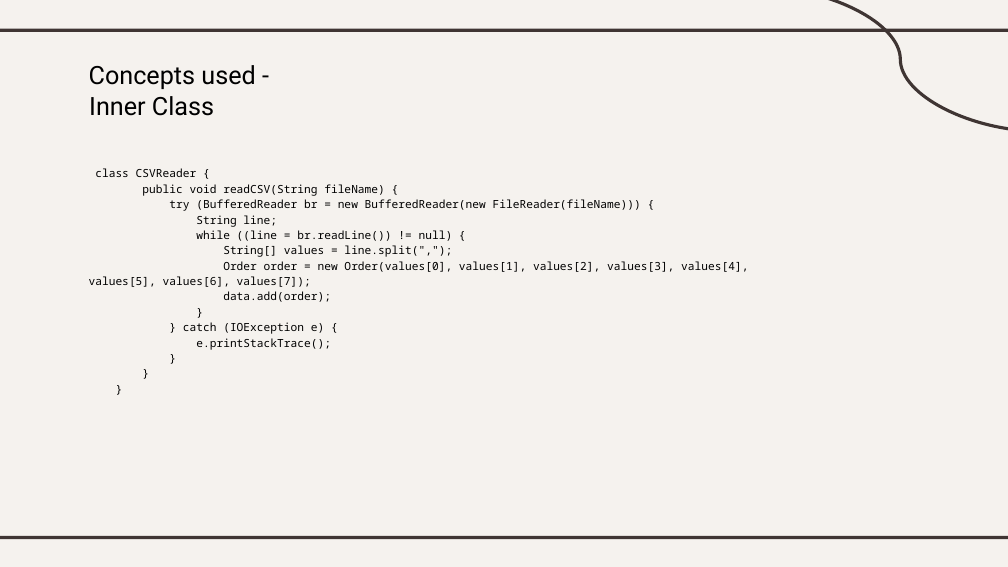
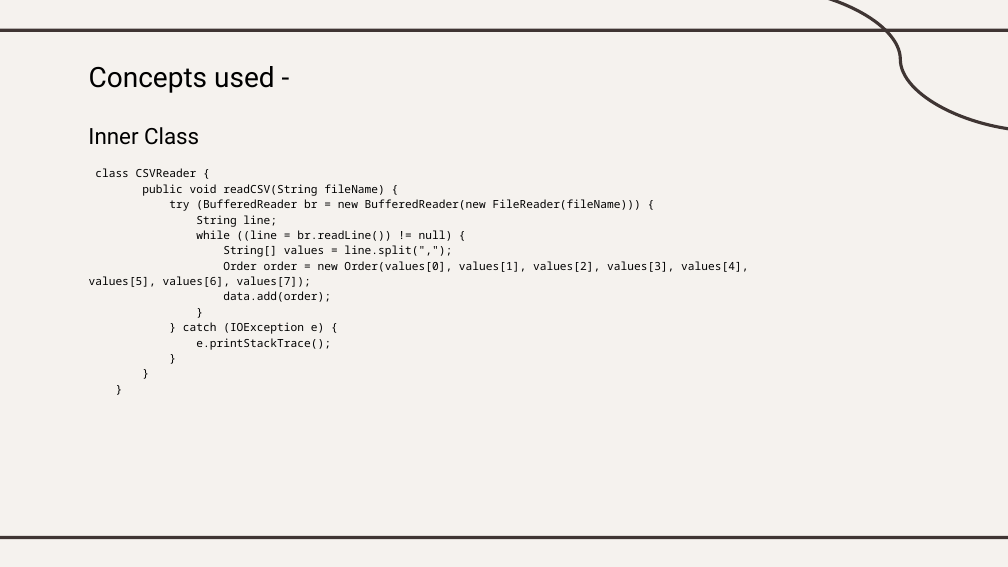
Before and after one commit to CSYE6200-OOD-Spring2024/s3_ProjectGroup08, a slide deck: slide 6 of Group 8.ppt. Drawn at 1008x567 pixels with LibreOffice and Linux fonts; fonts in the diff are those of the drawing. Boxes give left, top, right and bottom in pixels: in the first picture for what was removed or moved away, otherwise in the second. Text is boxed around its words. In the diff, an @@ line names an element or a change of style, - is before the commit and + after.

```diff
--- a/Group 8.ppt
+++ b/Group 8.ppt
@@ title "Concepts used -" at [89, 66, 275, 93]: size 18 to 20 pt @@
@@ text "Inner Class": place and size @@
-text "Inner Class" at [89, 96, 214, 116]
+text "Inner Class" at [88, 127, 199, 145]
@@ text "Inner Class" at [88, 127, 199, 145]: size 18 to 16 pt @@
```
Also in this commit, not shown: 3 other slides changed, 1 slide added.
